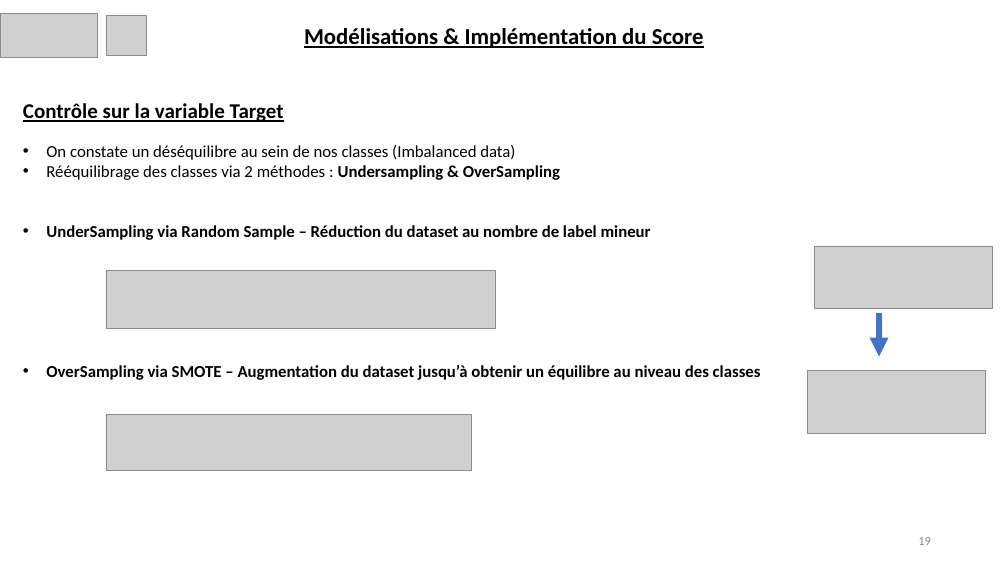
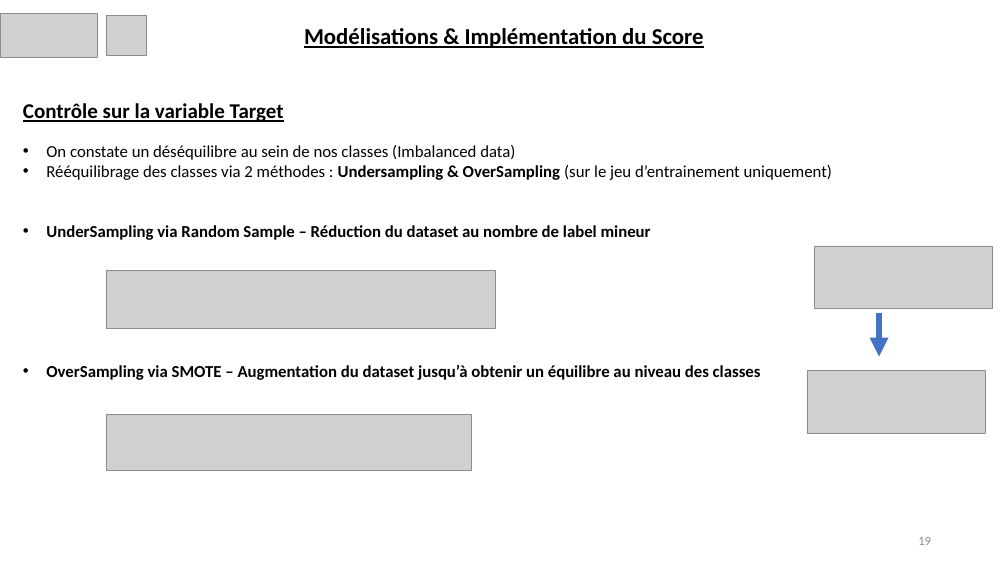
Before and after one commit to anojan01/P7_Anantharajah_Anojan, a slide deck: slide 19 of P7_04_Présentation.pptx. Drawn at 1008x567 pixels with LibreOffice and Linux fonts; fonts in the diff are those of the drawing; grey boxes stand for pictures. Boxes give left, top, right and bottom in pixels: in the first picture for what was removed or moved away, otherwise in the second. Text is boxed around its words. In the diff, an @@ line names an element or a change of style, - is before the commit and + after.

```diff
--- a/P7_04_Présentation.pptx
+++ b/P7_04_Présentation.pptx
@@ text at (46, 165, 832, 180): text changed @@
-• Rééquilibrage des classes via 2 méthodes : Undersampling & OverSampling
+• Rééquilibrage des classes via 2 méthodes : Undersampling & OverSampling (sur le jeu d’entrainement uniquement)
```
Also in this commit, not shown: 8 other slides changed, 2 slides removed, 3 other files.
